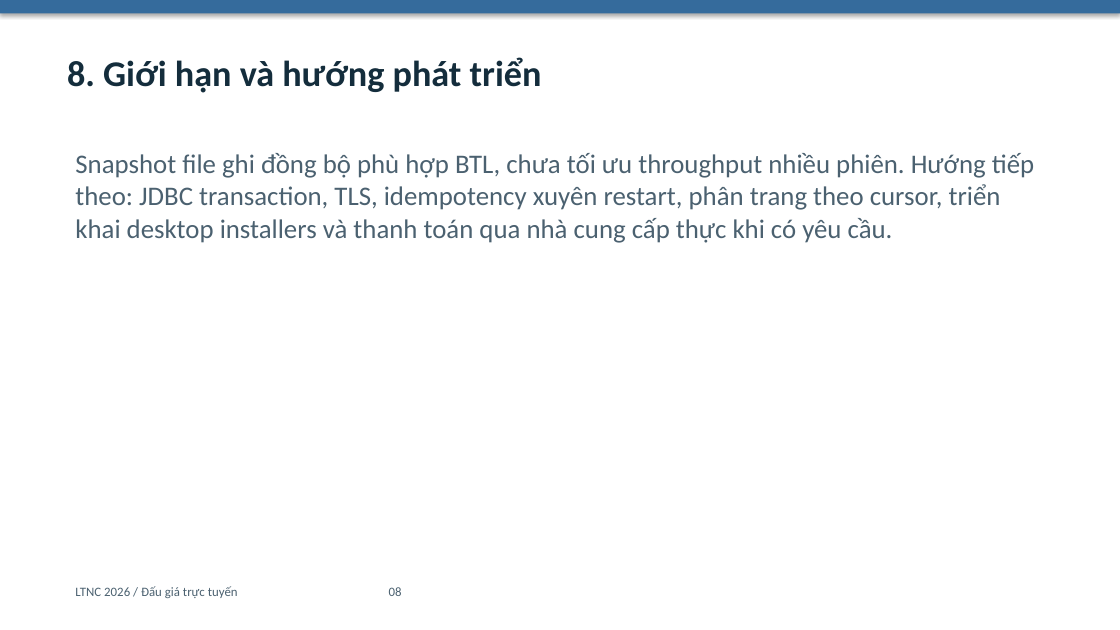
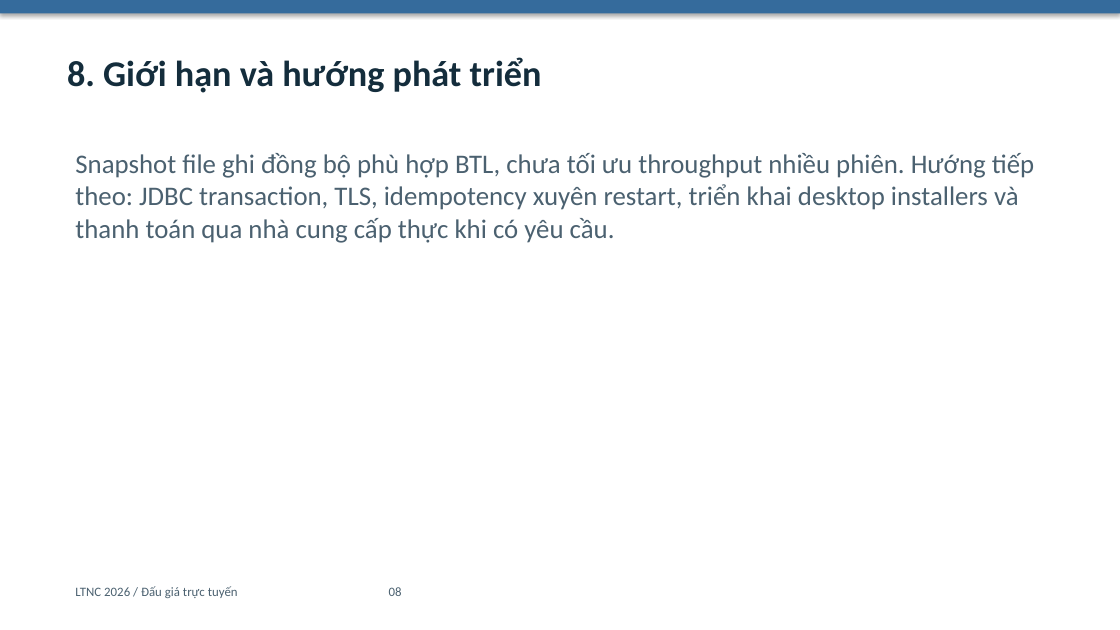
Before and after one commit to lphucxyz-alt/auction-system, a slide deck: slide 8 of docs/presentation.pptx. Drawn at 1120x630 pixels with LibreOffice and Linux fonts; fonts in the diff are those of the drawing. Boxes give left, top, right and bottom in pixels: in the first picture for what was removed or moved away, otherwise in the second. Text is boxed around its words. In the diff, an @@ line names an element or a change of style, - is before the commit and + after.

```diff
--- a/docs/presentation.pptx
+++ b/docs/presentation.pptx
@@ text at (75, 153, 1034, 243): text changed @@
-Snapshot file ghi đồng bộ phù hợp BTL, chưa tối ưu throughput nhiều phiên. Hướng tiếp theo: JDBC transaction, TLS, idempotency xuyên restart, phân trang theo cursor, triển khai desktop installers và thanh toán qua nhà cung cấp thực khi có yêu cầu.
+Snapshot file ghi đồng bộ phù hợp BTL, chưa tối ưu throughput nhiều phiên. Hướng tiếp theo: JDBC transaction, TLS, idempotency xuyên restart, triển khai desktop installers và thanh toán qua nhà cung cấp thực khi có yêu cầu.
```
Also in this commit, not shown: 1 other slide changed, 32 other files.
